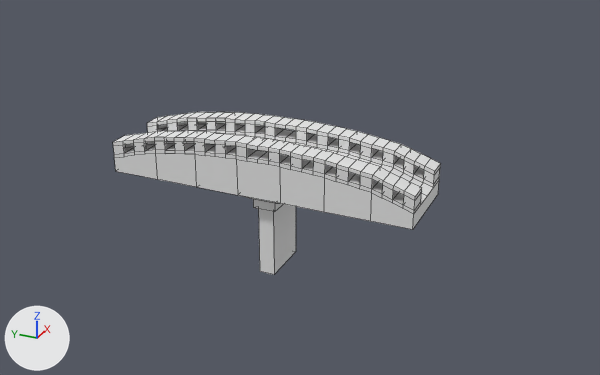
Renders of the Blender file Models/bridge.blend from each side of a commit.
The view is the same before and after, from a camera (50 mm lens) standing at (-17.6, -8.71, 9.47) and looking at (0.3, -0.66, 0.52). The axes (+X, +Y, +Z) are drawn at lower left. The lights are the same throughout. Mesh edges are drawn as thin lines.
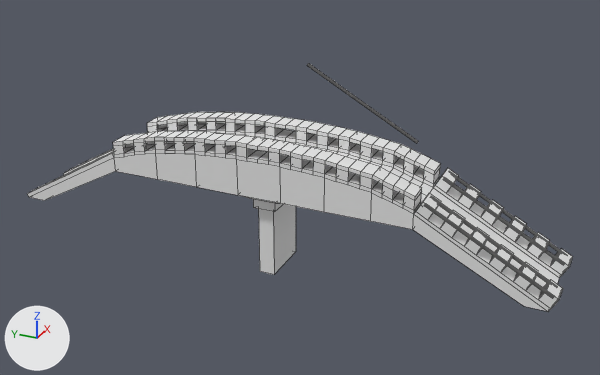
Changed parts and their boxes [x1, y1, x2, y2] in the pictures (600 x 375 px):
'Cube', reshaped (66% wider, 51% taller)
    before: [113, 112, 441, 275]
    after: [28, 64, 573, 311]
part 1 of me_cube, added
    after: [439, 203, 549, 283]
part 2 of me_cube, added
    after: [434, 210, 546, 293]
part 3 of me_cube, added
    after: [452, 184, 557, 260]
part 4 of me_cube, added
    after: [457, 177, 560, 252]
part 5 of me_cube, added
    after: [307, 64, 418, 143]
part 6 of me_cube, added
    after: [413, 168, 573, 311]
part 7 of me_cube, added
    after: [28, 132, 148, 201]

The change in detail:
me_cube is used by ob_cube; location (0.0, 0.0, 0.0); scale (4.1, 4.1, 4.1).
me_cube had 525 vertices, 499 faces and spanned x -0.26..0.26, y -1.0..1.0, z -0.4..0.51.
me_cube now has 1723 vertices, 1117 faces and spans x -0.26..0.38, y -1.83..1.78, z -0.4..0.84.
me_cube part 1: a new loose piece of 64 vertices spanning x -0.15..-0.13, y -1.8..-1.05, z -0.09..0.33, in mat_material (white #e7e7e7).
me_cube part 2: a new loose piece of 64 vertices spanning x -0.25..-0.24, y -1.8..-1.05, z -0.09..0.33, in mat_material (white #e7e7e7).
me_cube part 3: a new loose piece of 64 vertices spanning x 0.13..0.15, y -1.8..-1.05, z -0.09..0.33, in mat_material (white #e7e7e7).
me_cube part 4: a new loose piece of 64 vertices spanning x 0.24..0.25, y -1.8..-1.05, z -0.09..0.33, in mat_material (white #e7e7e7).
me_cube part 5: a new loose piece of 64 vertices spanning x 0.37..0.38, y -0.82..-0.08, z 0.42..0.84, in mat_material (white #e7e7e7).
me_cube part 6: 583 vertices added at x -0.26..0.26, y -1.83..-1.01, z -0.17..0.34.
me_cube part 7: 295 vertices added at x -0.26..0.26, y 1.01..1.78, z -0.17..0.28.
